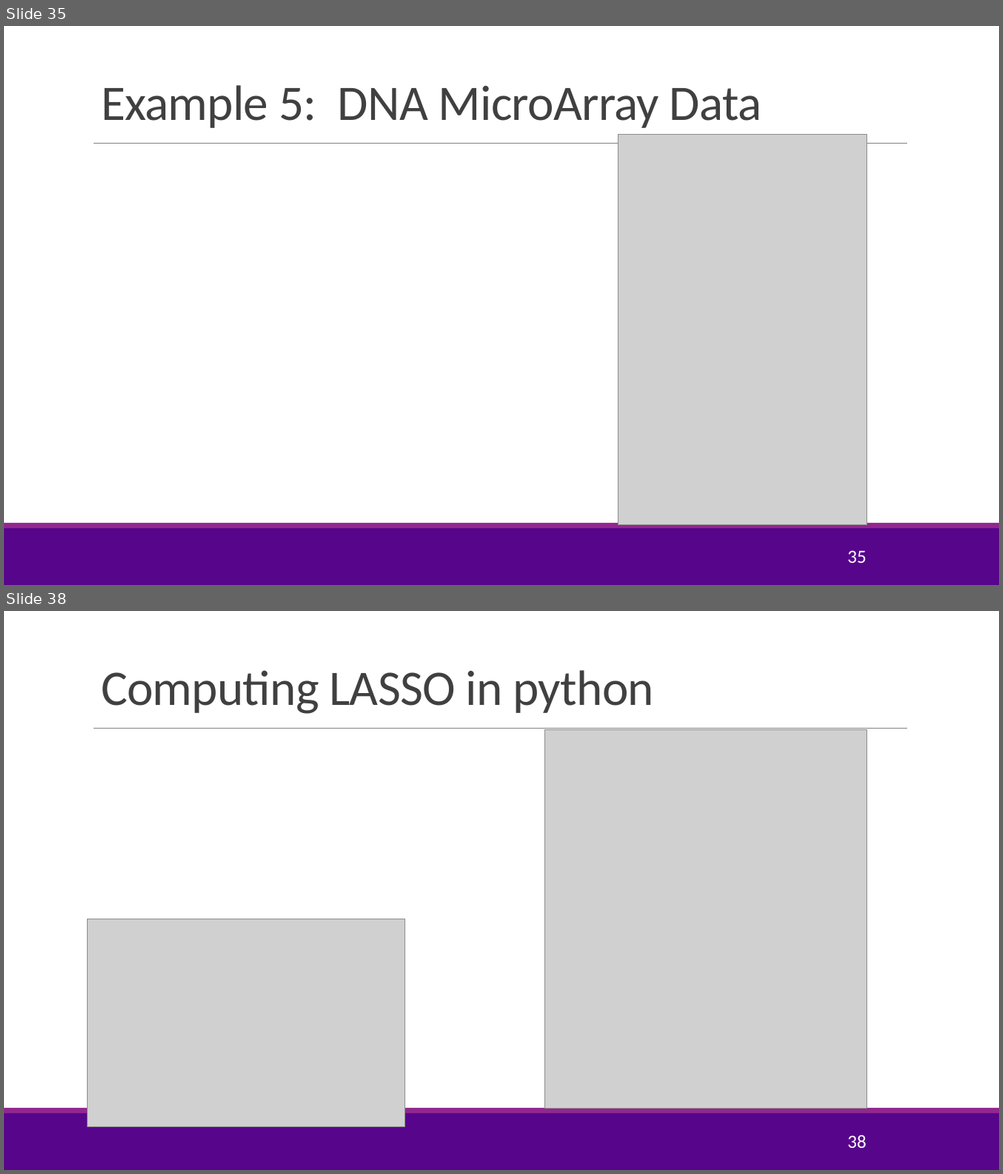
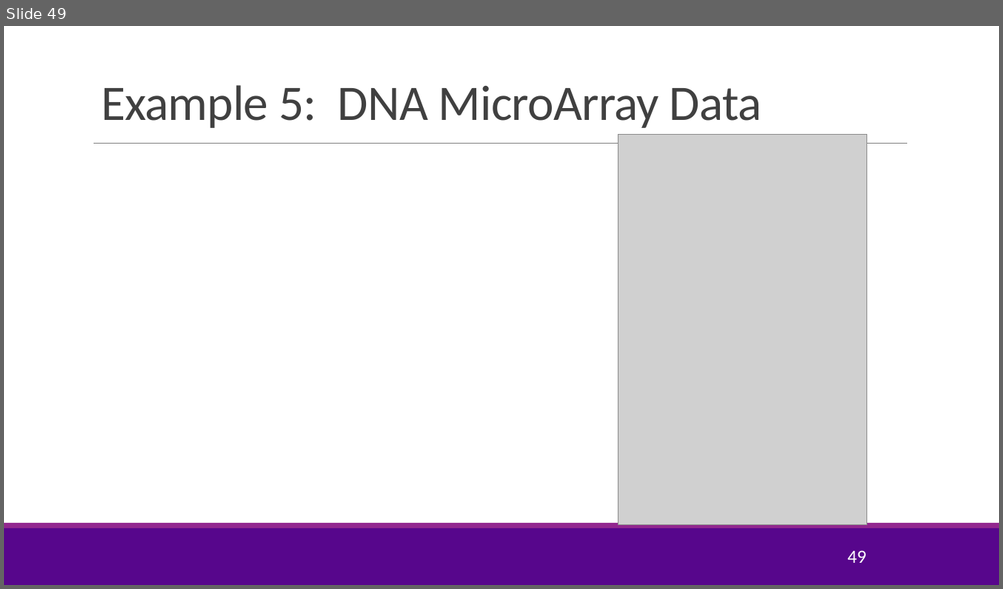
Before and after one commit to sdrangan/introml, a slide deck: lectures/Lect05_Lasso.pptx. Shown one above the other, each under a label of ours: slides 35 and 38 before the commit, slide 49 after it; the slides between them are not shown. The pictures are 1003x1174 and 1003x589 pixels, drawn with LibreOffice and Linux fonts; fonts in the diff are those of the drawing; grey boxes stand for pictures; background and template pictures are left out. Boxes give left, top, right and bottom in pixels: in the first picture for what was removed or moved away, otherwise in the second. Text is boxed around its words. In the diff, an @@ line names an element or a change of style, - is before the commit and + after.

```diff
--- a/lectures/Lect05_Lasso.pptx
+++ b/lectures/Lect05_Lasso.pptx
@@ slide 38 removed at [4,611,999,1170], background #FFFFFF; not listed: 3 template elements that a slide beside it also shows @@
@@ title removed at [101,670,654,714] @@
-Computing LASSO in python
@@ picture removed at [545,729,868,1109] @@
@@ picture removed at [88,919,404,1128] @@
@@ page number removed at [847,1135,866,1149] @@
-38
@@ what was slide 35 is now slide 49 @@
@@ page number at [847,551,866,563]: text changed @@
-35
+49
```
Also in this commit, not shown: 5 slides changed, 8 slides added, 6 other slides removed, 1 other file.
